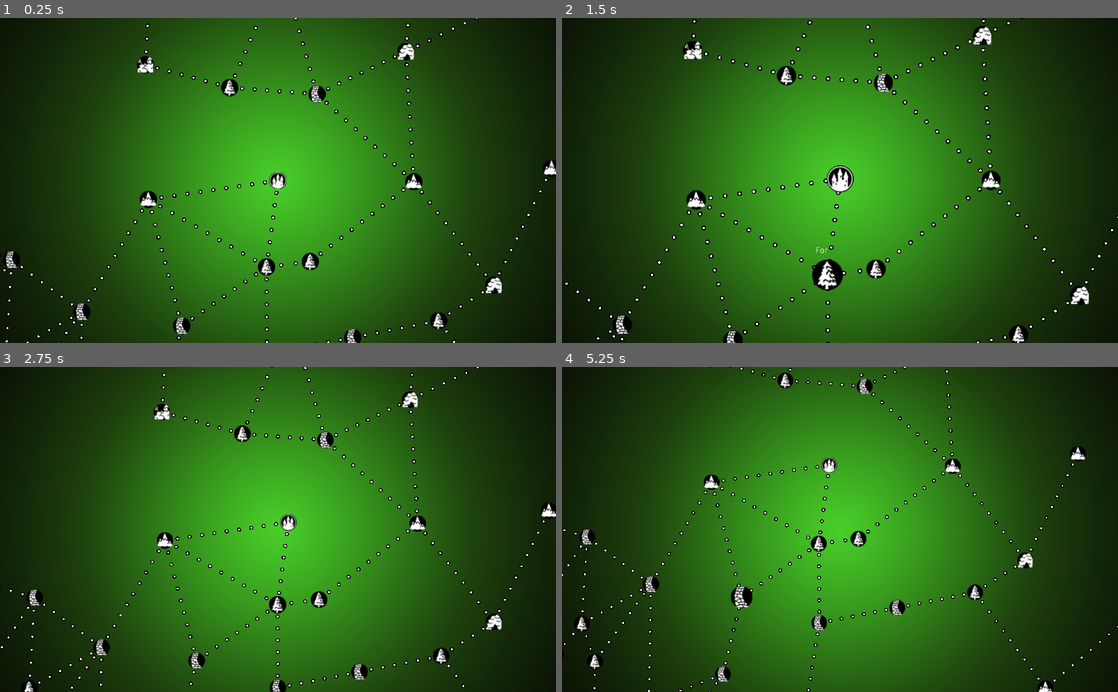
Above: before the commit, frames 1-4 (two rows, left to right).
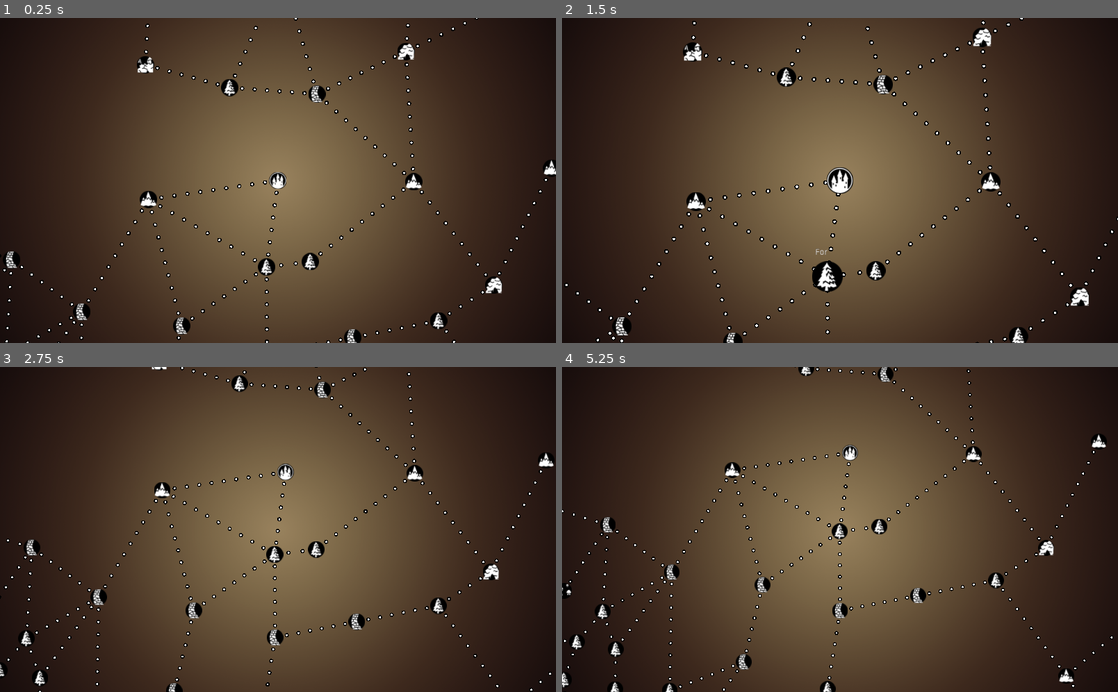
Above: after the commit, the same moments.

Repository: JRHard771/Fare
Game: Godot game, scene res://WorldMap.tscn
The game is run twice, just before and just after one commit, with the same random seed, the same clock (stepped at 60 frames per second) and the same inputs.
Inputs (mouse positions are in pixels of both pictures, inside the frame that each line leads up to):
- Up to frame 1 (0.25 s): no input
- Up to frame 2 (1.5 s): tap Enter at 0.5 s; press the mouse at (840, 180) at 0.53 s; move the mouse to (828, 268) at 1.27 s; release the mouse at (828, 268) at 1.28 s; tap = (zoom_in) at 1.35 s
- Up to frame 3 (2.75 s): click (266, 617) at 1.55 s; move the mouse to (133, 542) at 2.02 s; hold - (zoom_out) from 2.03 s (still down); click (133, 542) at 2.3 s
- Up to frame 4 (5.25 s): move the mouse to (840, 688) at 2.77 s; release - (zoom_out) at 2.78 s; click (840, 688) at 2.85 s; move the mouse to (878, 588) at 3.52 s; press the mouse at (878, 588) at 3.53 s; move the mouse to (728, 607) at 4.27 s; release the mouse at (728, 607) at 4.28 s; tap = (zoom_in) at 4.35 s; click (728, 607) at 4.55 s; move the mouse to (623, 594) at 5.02 s; hold - (zoom_out) from 5.03 s (still down)

The runs differ from the first frame. In frame 1, 77% of the frame differs, in the area x 6-94%, y 0-100%; in frame 2, 79%; in frame 3, 81%; in frame 4, 82%, in the area x 0-100%, y 0-100%.

Commit message:
Add custom signal for navigation

Diff:
--- a/Camera2D.gd
+++ b/Camera2D.gd
@@ -1,12 +1,10 @@
 extends Camera2D
 
-# Declare member variables here. Examples:
-# var a = 2
-# var b = "text"
+onready var dest = position
 
 # Called when the node enters the scene tree for the first time.
 func _ready():
-	pass # Replace with function body.
+	Player.connect("player_moved", self, "go_to_player")
 
 func ex_curve(vector):
 	vector.x = sign(vector.x) * range_lerp(abs(vector.x), 0, 512, 0, abs(vector.x))
@@ -14,10 +12,7 @@
 	return vector
 
 func _process(delta):
-	if Input.get_mouse_button_mask():
-		var mpos = get_local_mouse_position()
-		position.x += mpos.x * delta
-		position.y += mpos.y * delta * (512 / 300)
+	position = position.linear_interpolate(dest, delta)
 
 func _input(event):
 	var vinny = get_node("Vignette")
@@ -29,3 +24,6 @@
 		zoom = Vector2(0.3, 0.3)
 	zoom = zoom.clamped(3.0)
 	vinny.scale = zoom
+
+func go_to_player():
+	dest = Player.location.position
--- a/MapNode.gd
+++ b/MapNode.gd
@@ -1,5 +1,6 @@
 extends Node2D
 
+var selected = false
 var type = null
 var exits = []
 var scale_dest = Vector2(0.0625, 0.0625)
@@ -37,9 +38,16 @@
 	sprite.scale.y = set_scale
 
 func _on_mouse_entered():
+	selected = true
 	scale_dest = Vector2(0.125, 0.125)
 	label_dest = 128
 
 func _on_mouse_exited():
+	selected = false
 	scale_dest = Vector2(0.0625, 0.0625)
 	label_dest = 0
+
+func _input(event):
+	if selected and event.is_action_pressed("left_click"):
+		Player.location = self
+		Player.emit_signal("player_moved")
--- a/Player.gd
+++ b/Player.gd
@@ -1,4 +1,6 @@
 extends Node
+
+signal player_moved
 
 var location = null
 
--- a/WorldMap.gd
+++ b/WorldMap.gd
@@ -1,9 +1,10 @@
 extends Node
 
+var region_color = Color(randf()*0.8 + 0.1, randf()*0.8 + 0.1, randf()*0.8 + 0.1)
 # Called when the node enters the scene tree for the first time.
 func _ready():
 	var vinny = get_node("Camera2D/Vignette")
-	vinny.modulate = Color(randf()*0.8 + 0.1, randf()*0.8 + 0.1, randf()*0.8 + 0.1)
+	vinny.modulate = region_color
 
 # Called every frame. 'delta' is the elapsed time since the previous frame.
 #func _process(delta):
--- a/project.godot
+++ b/project.godot
@@ -44,6 +44,11 @@
 , Object(InputEventMouseButton,"resource_local_to_scene":false,"resource_name":"","device":0,"alt":false,"shift":false, …(202 unchanged characters)…
  ]
 }
+left_click={
+"deadzone": 0.5,
+"events": [ Object(InputEventMouseButton,"resource_local_to_scene":false,"resource_name":"","device":0,"alt":false,"shift":false,"control":false,"meta":false,"command":false,"button_mask":0,"position":Vector2( 0, 0 ),"global_position":Vector2( 0, 0 ),"factor":1.0,"button_index":1,"pressed":false,"doubleclick":false,"script":null)
+ ]
+}
 
 [rendering]
 
